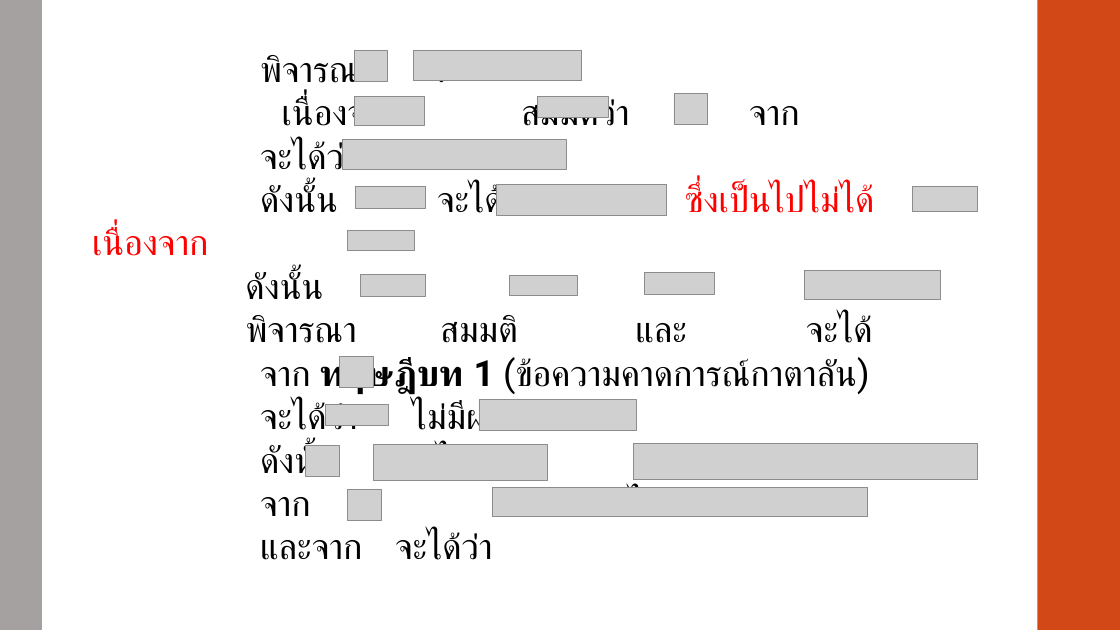
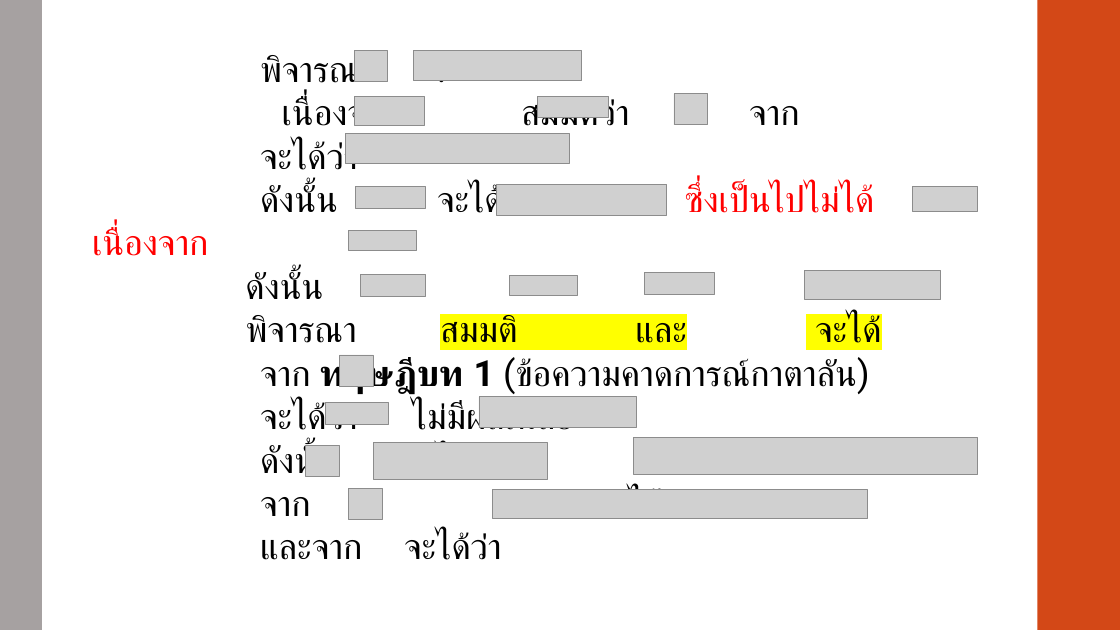
Before and after one commit to Chonthicha006/Seminar, a slide deck: slide 8 of Presentation1.pptx. Drawn at 1120x630 pixels with LibreOffice and Linux fonts; fonts in the diff are those of the drawing; grey boxes stand for pictures. Boxes give left, top, right and bottom in pixels: in the first picture for what was removed or moved away, otherwise in the second. Text is boxed around its words. In the diff, an @@ line names an element or a change of style, - is before the commit and + after.

Commit message:
add presentation

```diff
--- a/Presentation1.pptx
+++ b/Presentation1.pptx
@@ picture: place and size @@
-picture at [343,139,566,170]
+picture at [346,134,570,164]
@@ text at [246,314,882,352]: highlight none to #FFFF00 in "สมมติ และ จะได้" @@
@@ picture: place and size @@
-picture at [634,444,978,480]
+picture at [634,438,978,474]
```
Also in this commit, not shown: 2 other slides changed, 1 slide added.
